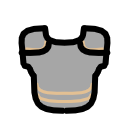
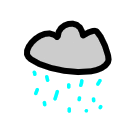
Two versions of the same layered image (128x128). Layer-by-layer changes:
added layer "Layer 12" above "Layer 13" over (18, 20, 112, 114)
added layer "Layer 13" above "Layer 11" over (18, 20, 112, 114)
hid "Layer 3" over (18, 20, 112, 114)
hid "Layer 9" over (18, 20, 112, 114)
